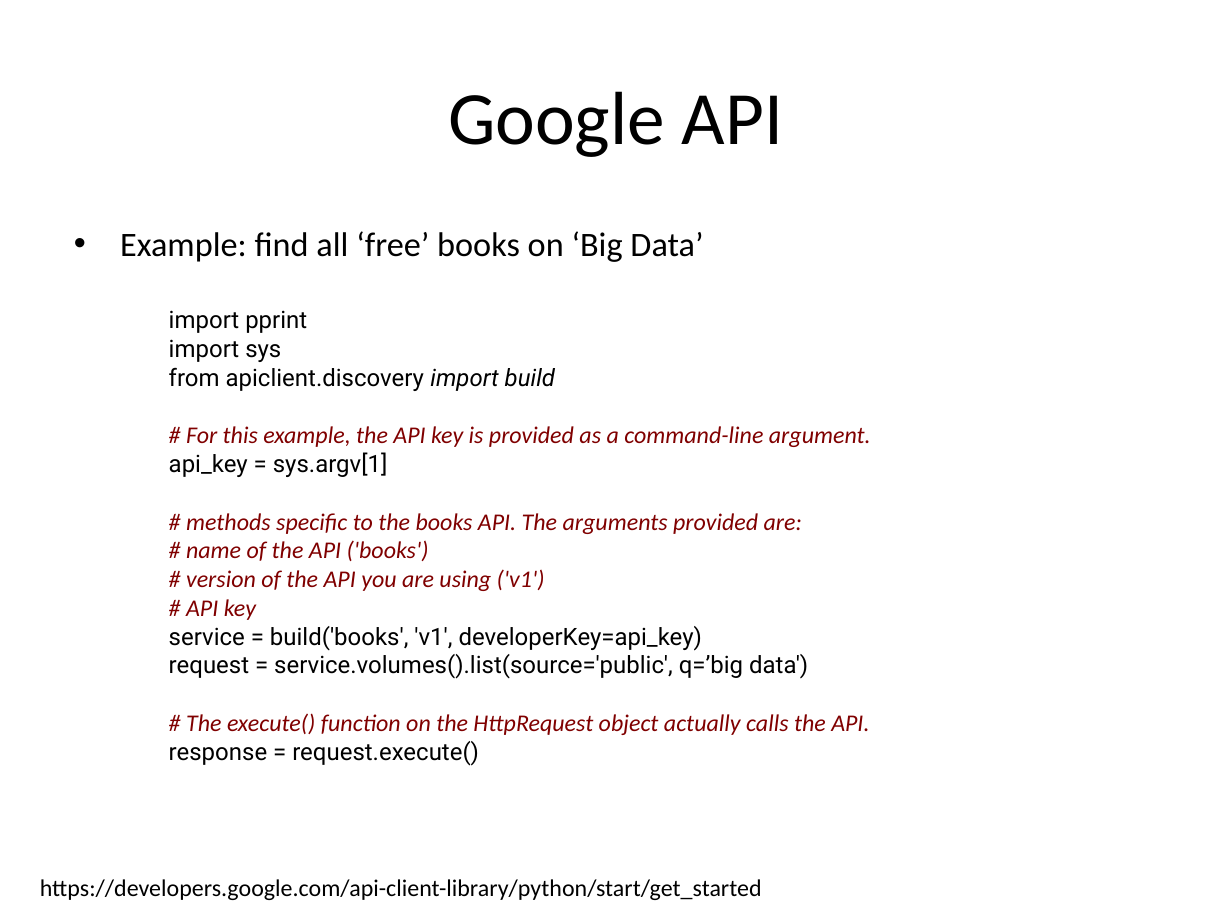
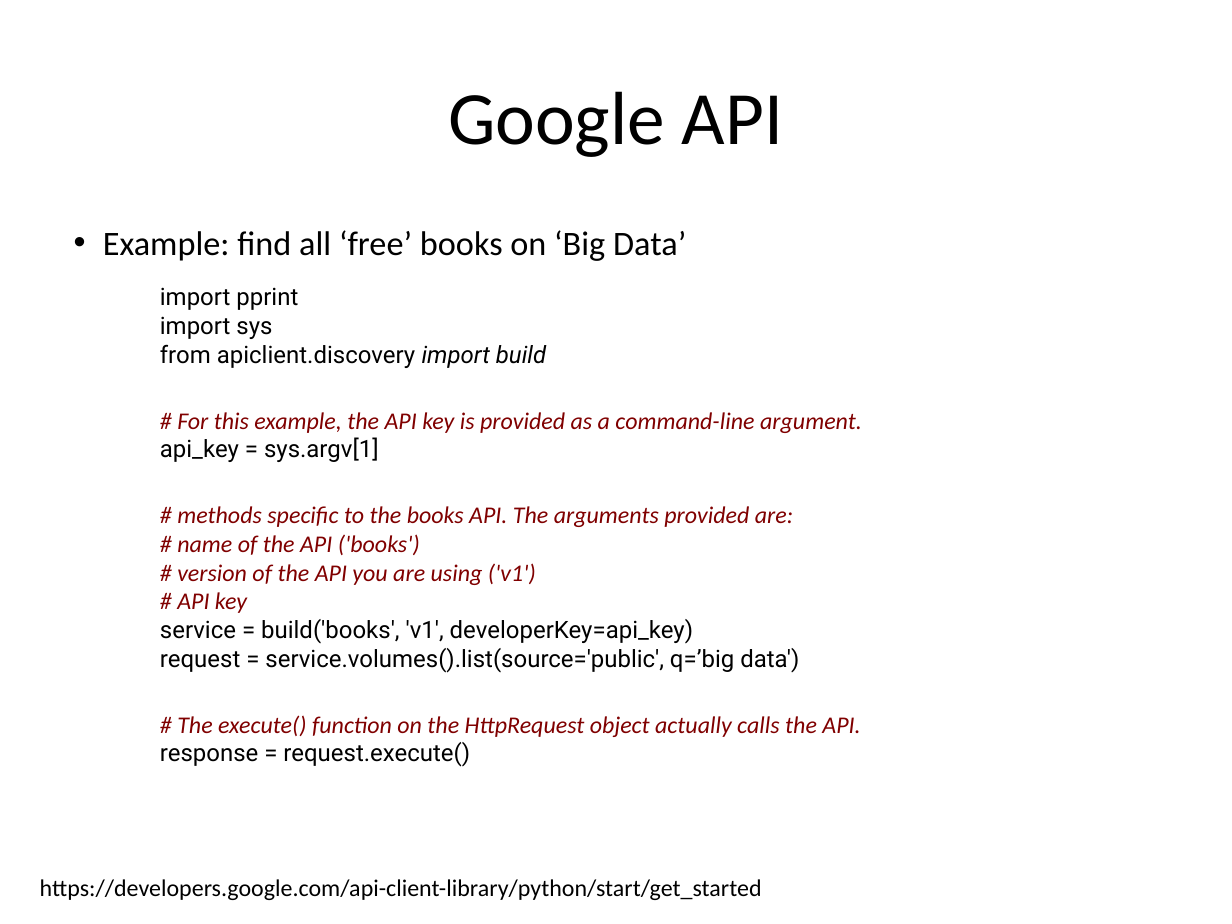
Before and after one commit to Ngom/bigdata_aims_senegal, a slide deck: slide 4 of slides/bd101/D4_Git_streamingAPI.pptx. Drawn at 1232x924 pixels with LibreOffice and Linux fonts; fonts in the diff are those of the drawing. Boxes give left, top, right and bottom in pixels: in the first picture for what was removed or moved away, otherwise in the second. Text is boxed around its words. In the diff, an @@ line names an element or a change of style, - is before the commit and + after.

```diff
--- a/slides/bd101/D4_Git_streamingAPI.pptx
+++ b/slides/bd101/D4_Git_streamingAPI.pptx
@@ text "Example: find all ‘free’ books ..." at <box>103,230,686,261</box>: indent changed; less space between paragraphs @@
@@ text "import pprint" rewrapped from <box>169,310,871,766</box> to <box>160,287,862,767</box> @@
```
Also in this commit, not shown: 6 other slides changed, 13 other files.
